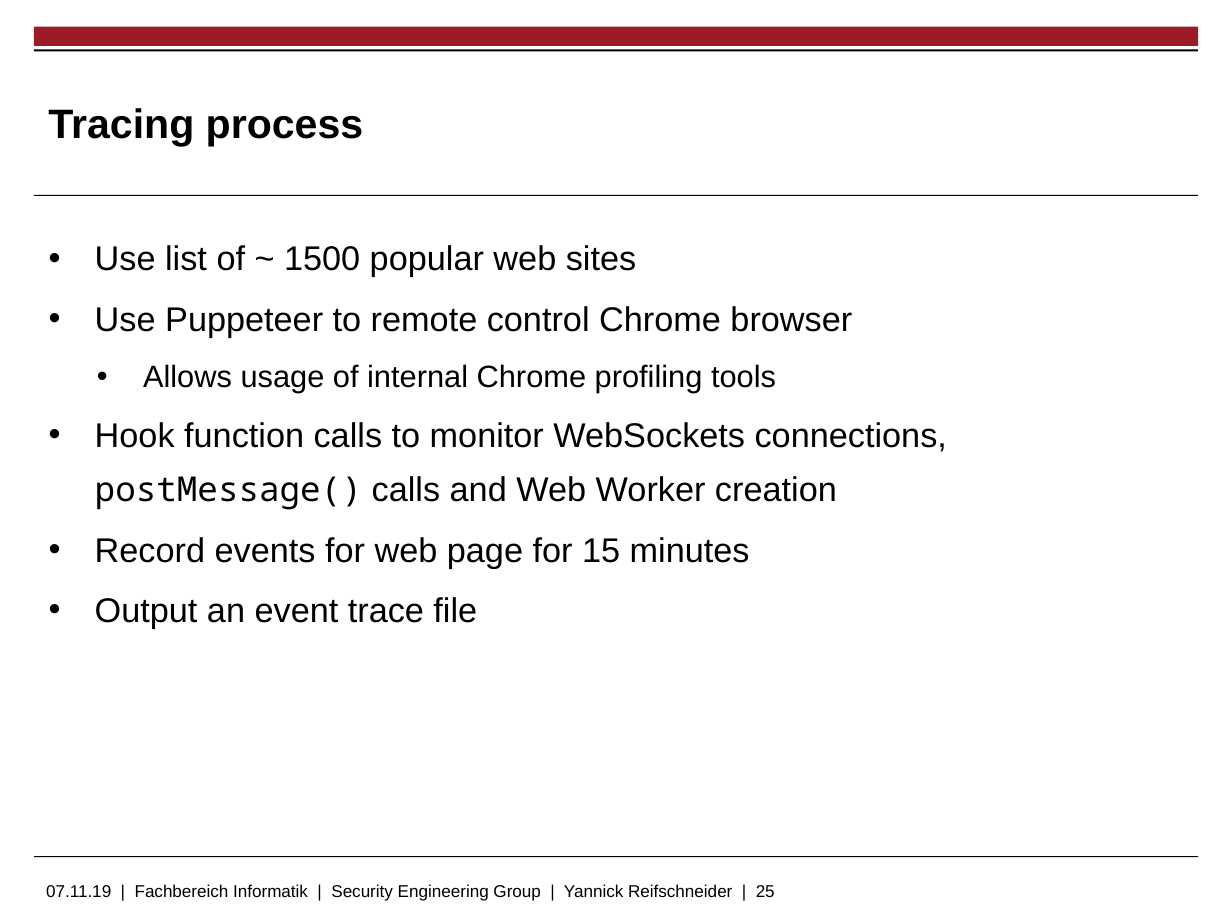
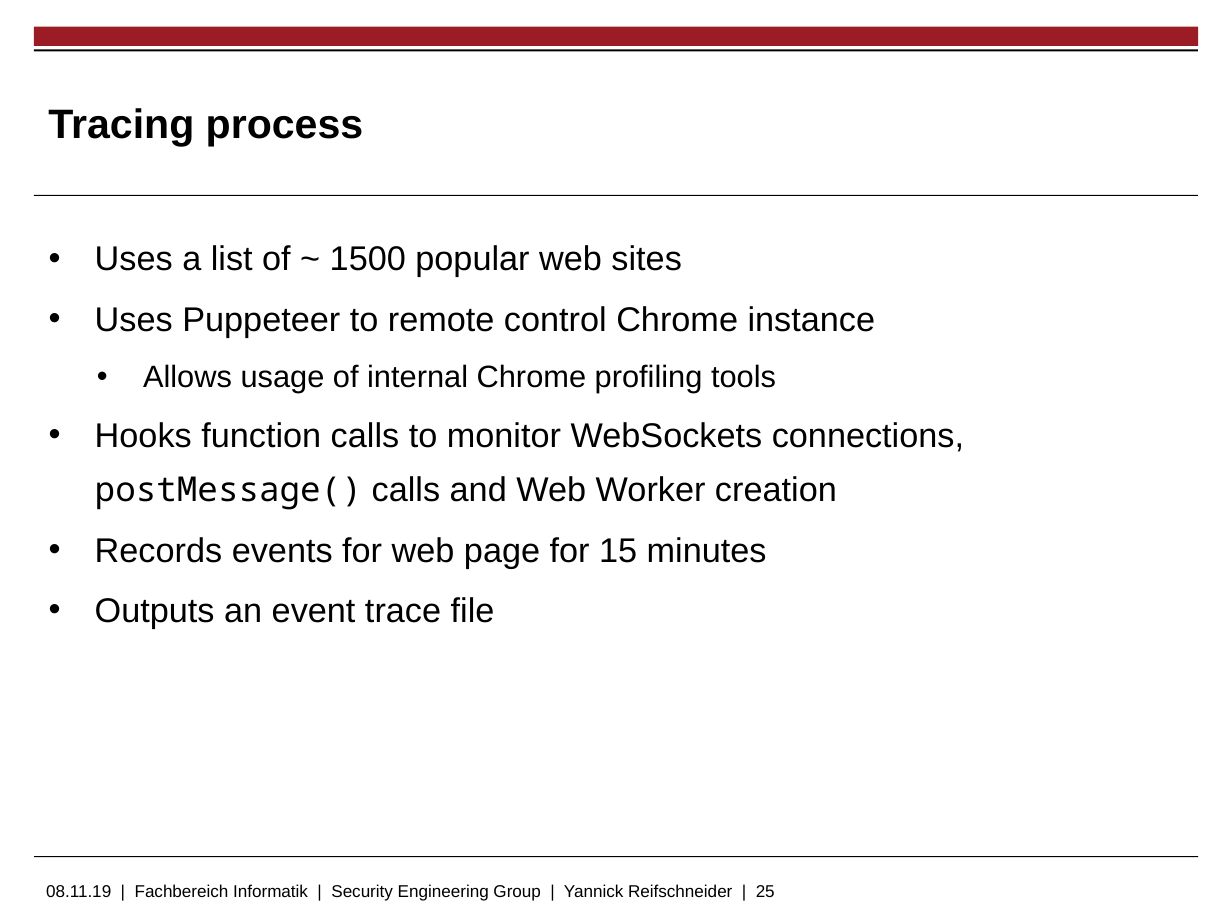
Before and after one commit to skidr0w/background-execution, a slide deck: slide 25 of thesis/slides.pptx. Drawn at 1232x924 pixels with LibreOffice and Linux fonts; fonts in the diff are those of the drawing; background and template pictures are left out. Boxes give left, top, right and bottom in pixels: in the first picture for what was removed or moved away, otherwise in the second. Text is boxed around its words. In the diff, an @@ line names an element or a change of style, - is before the commit and + after.

```diff
--- a/thesis/slides.pptx
+++ b/thesis/slides.pptx
@@ text at (x1=95, y1=245, x2=876, y2=338): text changed @@
-• Use list of ~ 1500 popular web sites
-• Use Puppeteer to remote control Chrome browser
+• Uses a list of ~ 1500 popular web sites
+• Uses Puppeteer to remote control Chrome instance
@@ text at (x1=95, y1=422, x2=964, y2=629): text changed @@
-  • Hook function calls to monitor WebSockets connections, postMessage() calls and Web Worker creation
-  • Record events for web page for 15 minutes
-  • Output an event trace file
+  • Hooks function calls to monitor WebSockets connections, postMessage() calls and Web Worker creation
+  • Records events for web page for 15 minutes
+  • Outputs an event trace file
@@ text at (x1=46, y1=884, x2=775, y2=901): text changed @@
-07.11.19 | Fachbereich Informatik | Security Engineering Group | Yannick Reifschneider | 25
+08.11.19 | Fachbereich Informatik | Security Engineering Group | Yannick Reifschneider | 25
```
Also in this commit, not shown: 17 other slides changed, 2 slides added, 3 slides removed.
